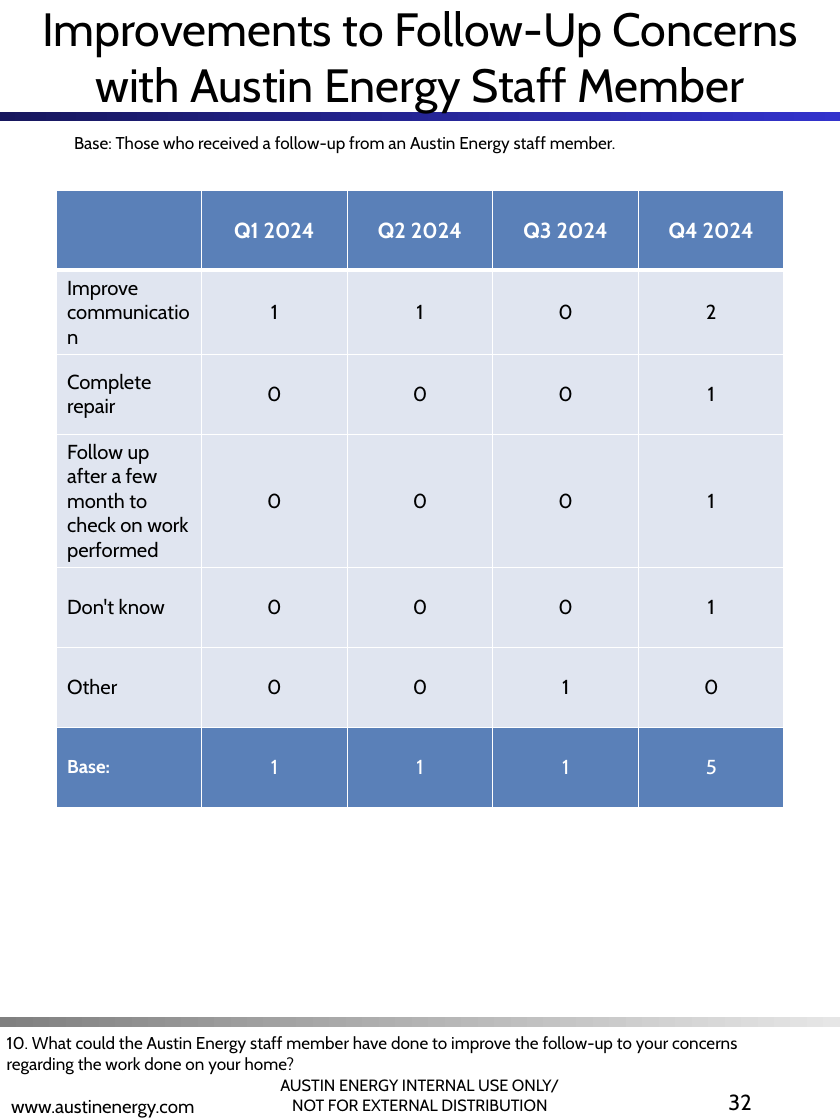
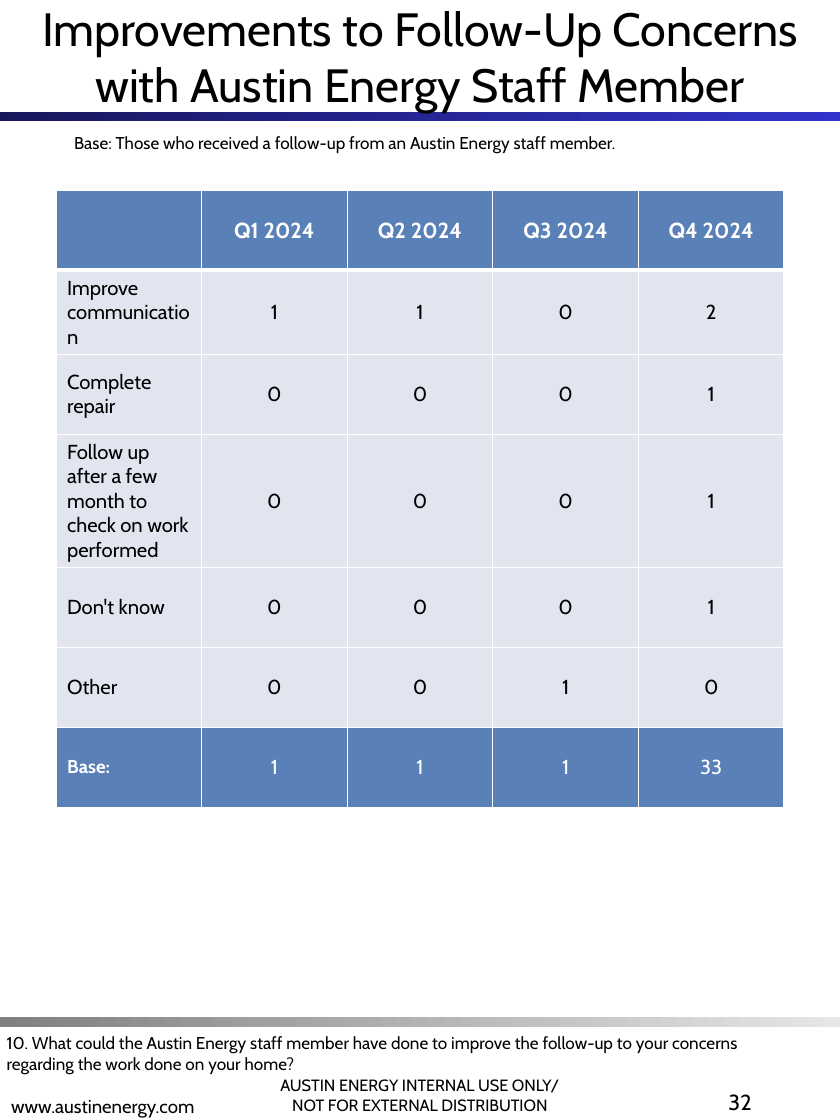
Before and after one commit to jellohead/AE_LIW_automation, a slide deck: slide 32 of src/AE_LIW_automation/output/AE_LIW_updated.pptx. Drawn at 840x1120 pixels with LibreOffice and Linux fonts; fonts in the diff are those of the drawing; background and template pictures are left out. Boxes give left, top, right and bottom in pixels: in the first picture for what was removed or moved away, otherwise in the second. Text is boxed around its words. In the diff, an @@ line names an element or a change of style, - is before the commit and + after.

```diff
--- a/src/AE_LIW_automation/output/AE_LIW_updated.pptx
+++ b/src/AE_LIW_automation/output/AE_LIW_updated.pptx
@@ table at bbox=[56, 190, 784, 778] @@
-row 7, column 5: 5
+row 7, column 5: 33
```
Also in this commit, not shown: 3 other slides changed, 5 other files.
